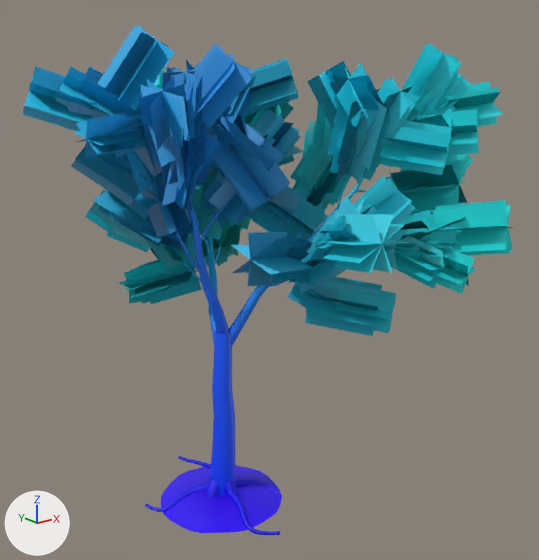
The glTF model assets/models/plants/broad_a.glb: old version first, new version second.
Rendered twice from a 50 mm camera at (-9.91, -14.46, 11.42) aimed at (1.77, 0.13, 5.59). Every picture has the same lights, and +X, +Y and +Z are marked at lower left. The picture after the commit comes second. Objects named as collision shapes, trigger or cutter boxes, shadow casters or lower levels of detail are left out. Vertices at exactly the same position are counted once.

Objects in the first picture: 'lod0'.
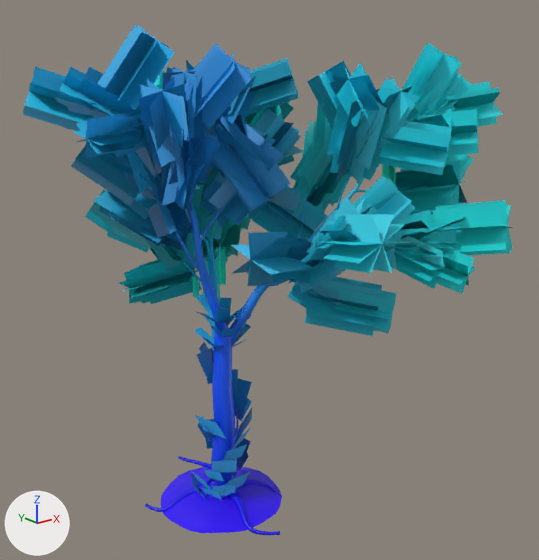
Where the change shows, as pixel boxes (x1, y1, x2, y2) in the pictures (539 x 560 px):
part 1 of me_lod0, added (blue)
    after: (191, 247, 252, 500)
part 2 of me_lod0, added (mostly hidden)
    after: (382, 165, 396, 185)
part 3 of me_lod0, recoloured
    before: (193, 245, 252, 496)
    after: (193, 245, 252, 486)

Patch to the scene script:
```diff
--- a/assets/models/plants/broad_a.glb.py
+++ b/assets/models/plants/broad_a.glb.py
@@ me_lod0 @@
 # used by ob_lod0; location = (0.0, 0.0, 0.0)
-me_lod0.from_pydata(...)  # 5725 vertices, 6312 faces; spans x -3.7..6.34, y -5.55..6.49, z -0.82..11.87
+me_lod0.from_pydata(...)  # 6381 vertices, 7220 faces; spans x -3.7..6.34, y -5.55..6.49, z -0.82..11.87
+# me_lod0 part 1: 608 vertices added at x -0.85..2.22, y -0.91..2.92, z -0.15..5.92
+# me_lod0 part 2: 8 vertices added at x 3.37..3.76, y -2.42..-2.03, z 8.16..9.22
+# me_lod0 part 3: 3224 kept faces spanning x -2.55..5.34, y -4.32..5.65, z -0.04..10.71 get new vertex colours
+# other edits to the shape of me_lod0 do not show in these pictures
 me_lod0.materials.append(mat_defaultmaterial)
```
